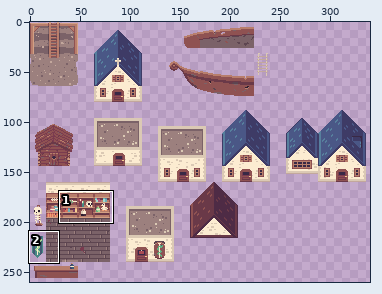
A sprite sheet gets an edit: static/images/large-sprites.png. Above: a wide view before the commit, with the close-up outlined.
Close-up. As it was:
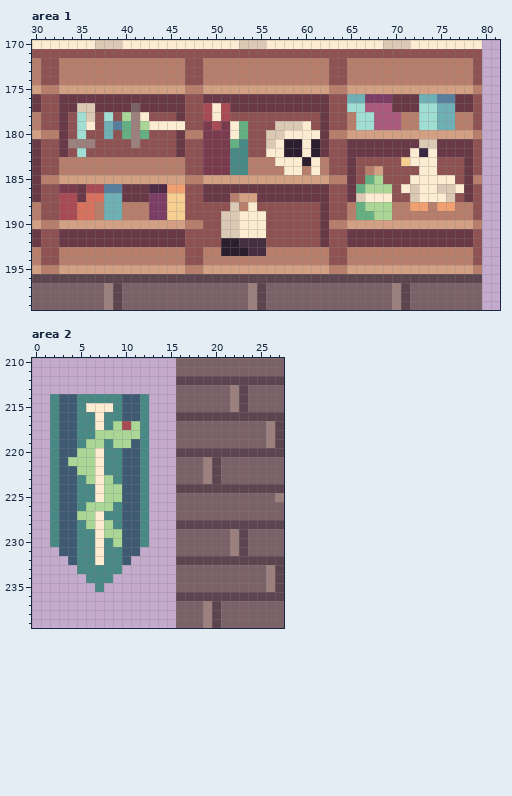
The file is 400x400 pixels. Shown: area 1: x 30..81, y 170..199; area 2: x 0..27, y 210..239. The wide view leaves out empty margins. The commit also changed other parts of the picture, which this record leaves out.
Once edited:
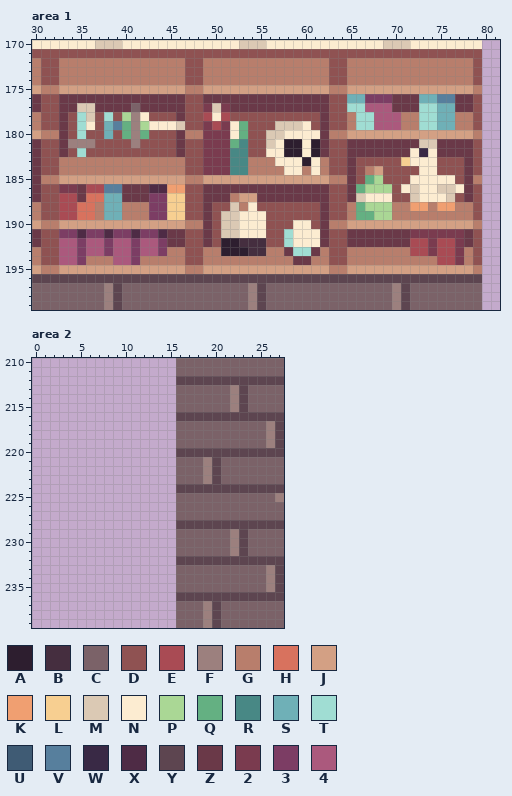
Palette (. is transparent): A #2d1e2f  B #452e3f  C #7b6268  D #8f5252  E #a94b54  F #9c807e  G #b87e6c  H #d8725e  J #d3a084  K #f09f71  L #f7cf91  M #dbc9b4  N #fcecd1  P #aad795  Q #64b082  R #488885  S #6fb0b7  T #a0ddd3  U #3f5b74  V #577f9d  W #392945  X #4e2b45  Y #5d4550  Z #6a3948  2 #7a3b4f  3 #7c3d64  4 #ab597d
The exact change:
--- area 1
@@ x 44..53 @@
 176 ZZZDDZZZZZ
-177 ZZZDDENEZZ
+177 ZZZDD2M2ZZ
 178 DDZDDENEDD
-179 NNNDD2E2NQ
+179 NNMDD2E2NQ
 180 DDZGG222NQ
@@ x 30..81 @@
 187 ZDDEEZHHSSZZZ33LLDDZZZGJJZZZZZZZZDDZMNNNDDMNNNMDZD..
-188 GDDEEHHGSSGGG33LLDDDDDMGNDDDDDDDZDDGQPPPGGKKGKKGGD..
-189 GDDEEHHGSSGGG33LLDDDDMMNNNDDDDDDZDDGQQPPGGGGGGGGGD..
-190 JGGJJJJJJJJJJJJJJGGDDMMNNNDDDDDDZGGJJJJJJJJJJJJJJG..
-191 ZDDZZZZZZZZZZZZZZDDDDMMNNNDDDDDDZDDZZZZZZZZZZZZZZD..
-192 ZDDZZZZZZZZZZZZZZDDDDAABBBDDDDDDZDDZZZZZZZZZZZZZZD..
-193 GDDGGGGGGGGGGGGGGDDGGAAABBGGGGGGGDDGGGGGGGGGGGGGGD..
-194 GDDGGGGGGGGGGGGGGDDGGGGGGGGGGGGGGDDGGGGGGGGGGGGGGD..
+188 GDDEEHHGSSGGG33LLDDZDDMGNDDDDDDDZDDGQPPPGGKKGKKGGD..
+189 GDDEEHHGSSGGG33LLDDZDMMNNNDDDDDDZDDGQQPPGGGGGGGGGD..
+190 JGGJJJJJJJJJJJJJJGGZDMMNNNDDDNNDZGGJJJJJJJJJJJJJJG..
+191 ZDD33X33X33X33XZZDDZDMMNNNDDTNNNZDDZZZZZZZ222222ZD..
+192 ZDD443443443443ZZDDZDAABBBDDTNNNZDDZZZZZZZEE2EE2ZD..
+193 GDD443443443443GGDDGGAAABBGGZTTZGDDGGGGGGGEE2EE2GD..
+194 GDD443GGG443GGGGGDDGGGGGGGGGGZZGGDDGGGGGGGGGGEE2GD..
 195 JGGJJJJJJJJJJJJJJGGJJJJJJJJJJJJJJGGJJJJJJJJJJJJJJG..
--- area 2
@@ x 0..14 @@
 213 ...............
-214 ..RUURRRRRUUR..
-215 ..RUURNNNRUUR..
-216 ..RUURRNRRUUR..
-217 ..RUURRNRPEPR..
-218 ..RUURRPPPPPR..
-219 ..RUURPPRPPUR..
-220 ..RUUPPNRRUUR..
-221 ..RUPPPNRRUUR..
-222 ..RUUPPNRRUUR..
-223 ..RUURPNPRUUR..
-224 ..RUURRNPPUUR..
-225 ..RUURRNPPUUR..
-226 ..RUURPPPRUUR..
-227 ..RUUPPNRRUUR..
-228 ..RUURPNPRUUR..
-229 ..RUURRNPPUUR..
-230 ..RUURRNRPUUR..
-231 ...UURRNRRUU...
-232 ....URRNRRU....
-233 .....RRRRR.....
-234 ......RRR......
-235 .......R.......
+214 ...............
+215 ...............
+216 ...............
+217 ...............
+218 ...............
+219 ...............
+220 ...............
+221 ...............
+222 ...............
+223 ...............
+224 ...............
+225 ...............
+226 ...............
+227 ...............
+228 ...............
+229 ...............
+230 ...............
+231 ...............
+232 ...............
+233 ...............
+234 ...............
+235 ...............
 236 ...............
